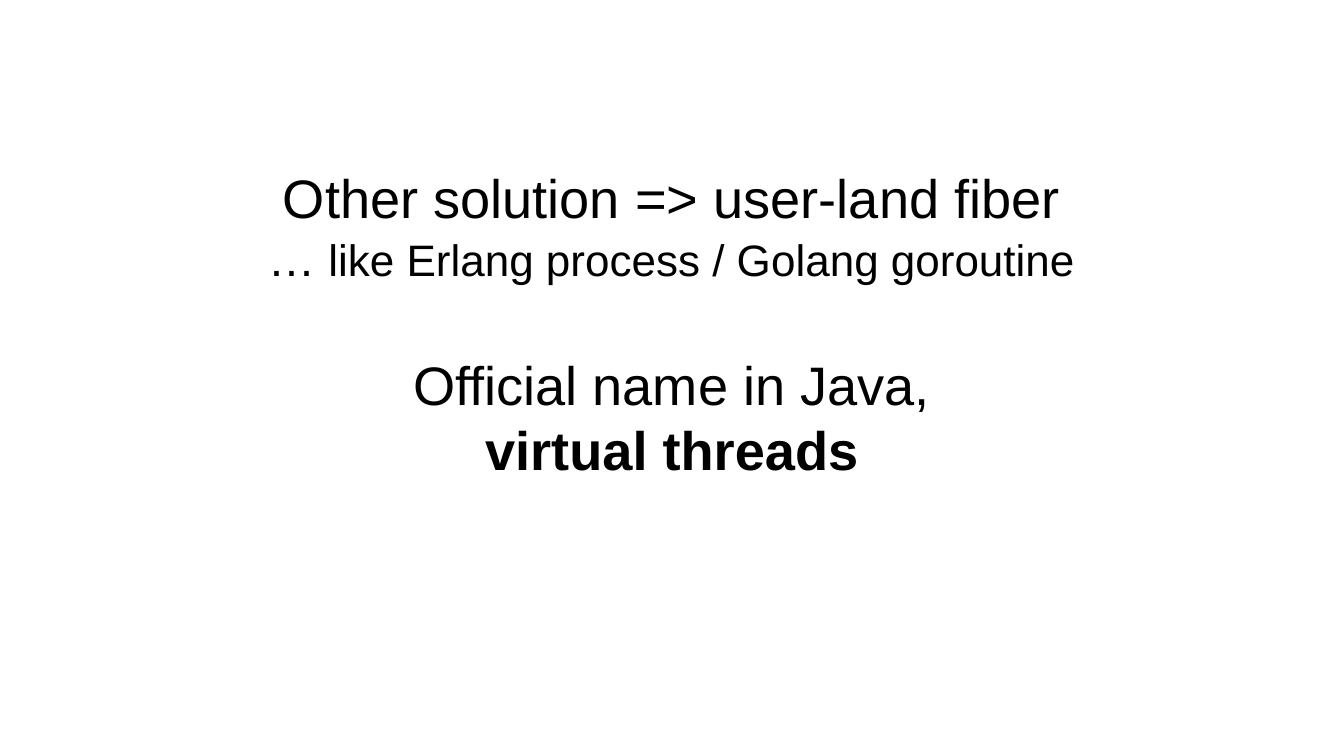
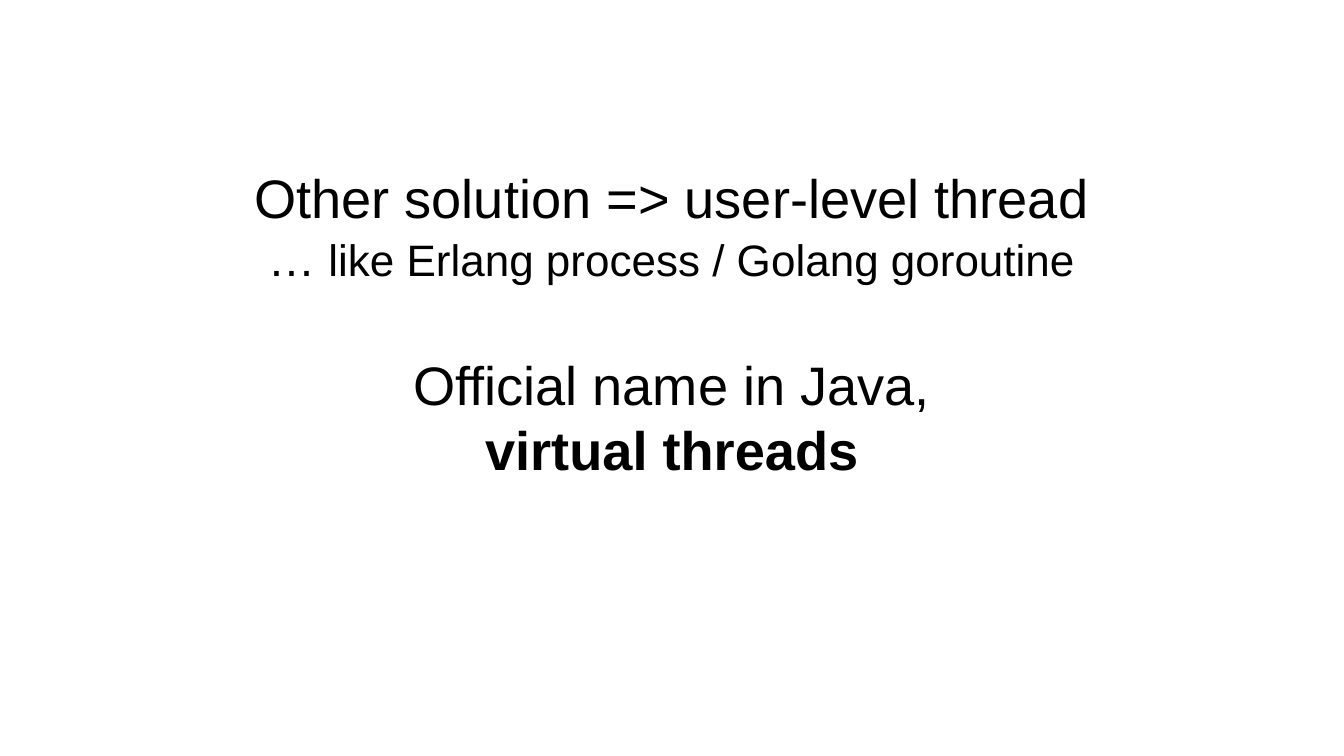
Before and after one commit to forax/loom-fiber, a slide deck: slide 12 of loom is looming.odp. Drawn at 1344x756 pixels with LibreOffice and Linux fonts; fonts in the diff are those of the drawing. Boxes give left, top, right and bottom in pixels: in the first picture for what was removed or moved away, otherwise in the second. Text is boxed around its words. In the diff, an @@ line names an element or a change of style, - is before the commit and + after.

```diff
--- a/loom is looming.odp
+++ b/loom is looming.odp
@@ subtitle at (x1=254, y1=178, x2=1089, y2=471): text changed @@
-Other solution => user-land fiber
-… like Erlang process / Golang goroutine
-Official name in Java,
-virtual threads
+Other solution => user-level thread
+… like Erlang process / Golang goroutine
+Official name in Java,
+virtual threads
```
Also in this commit, not shown: 1 other slide changed, 1 other file.
